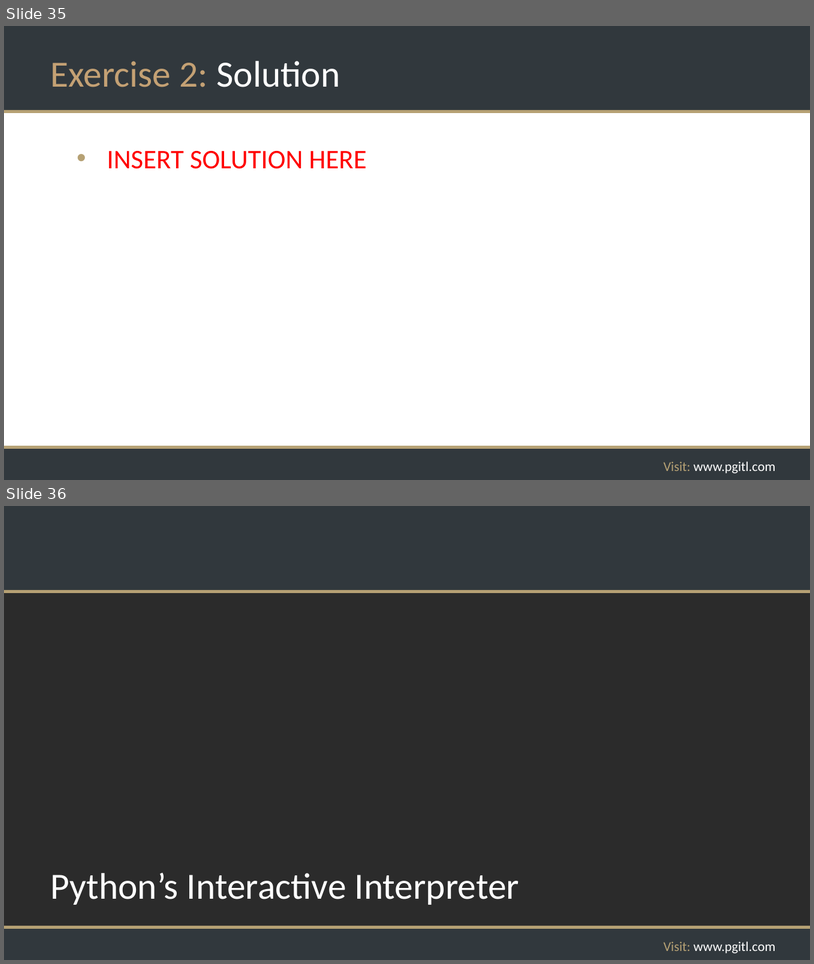
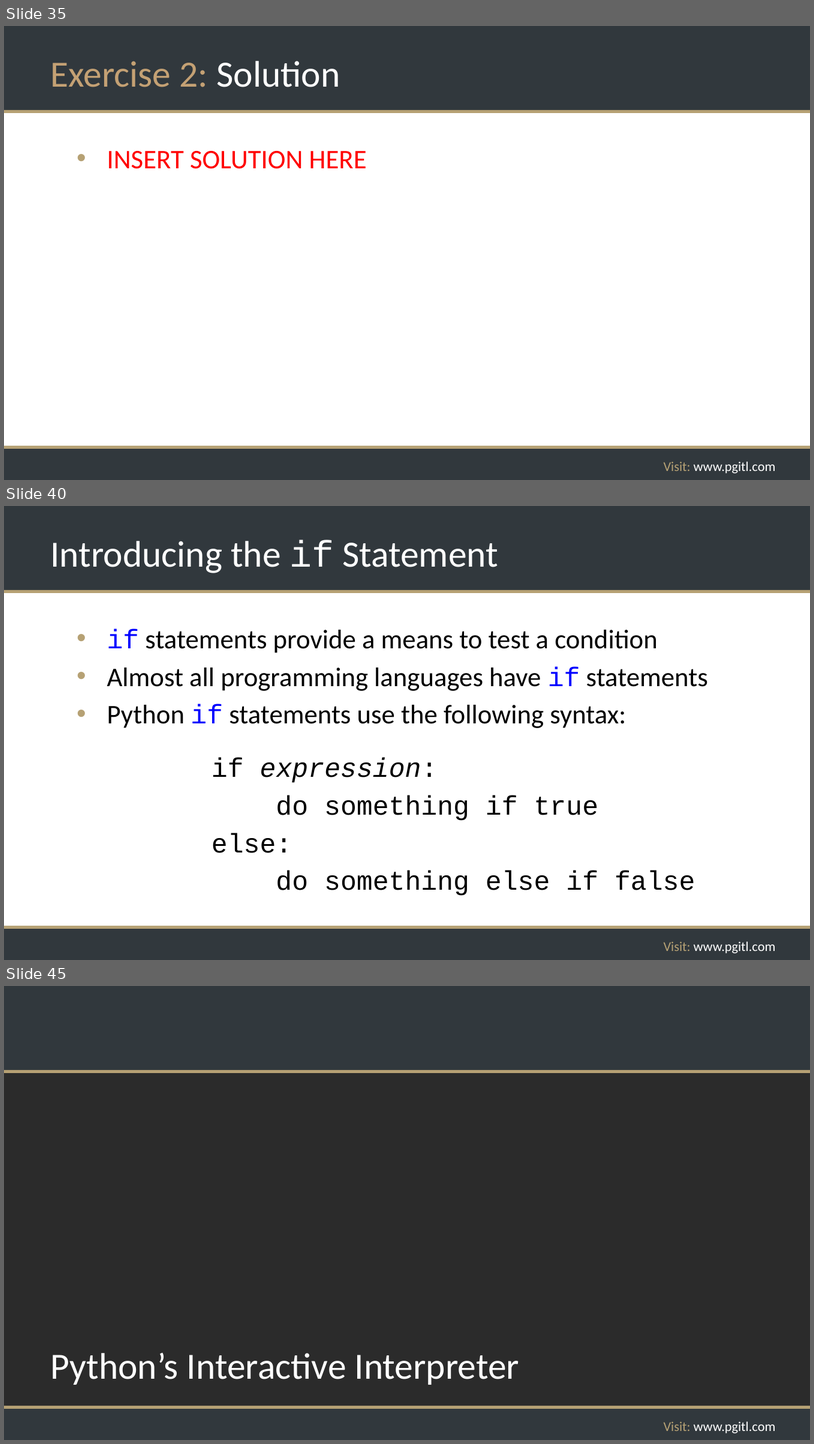
Before and after one commit to rikkouri/project-a, a slide deck: Programming Foundations.pptx. Shown one above the other, each under a label of ours: slides 35 and 36 before the commit, slides 35, 40 and 45 after it; the slides between them are not shown. The pictures are 814x964 and 814x1444 pixels, drawn with LibreOffice and Linux fonts; fonts in the diff are those of the drawing; background and template pictures are left out; a plain dark background stands for a picture behind light text. Boxes give left, top, right and bottom in pixels: in the first picture for what was removed or moved away, otherwise in the second. Text is boxed around its words. In the diff, an @@ line names an element or a change of style, - is before the commit and + after.

```diff
--- a/Programming Foundations.pptx
+++ b/Programming Foundations.pptx
@@ slide 40 added at [4, 506, 810, 960], background #FFFFFF; not listed: 5 template elements that a slide beside it also shows @@
@@ title added at [50, 540, 498, 573], 44 pt, text #FFFFFF @@
+Introducing the if Statement
@@ text added at [107, 629, 708, 728], 32 pt, text #000000 @@
+• if statements provide a means to test a condition
+• Almost all programming languages have if statements
+• Python if statements use the following syntax:
@@ text added at [212, 757, 695, 895], 32 pt, text #000000 @@
+if expression:
+do something if true
+else:
+do something else if false
@@ what was slide 36 is now slide 45 @@
```
Also in this commit, not shown: 1 slide changed, 13 other slides added.
